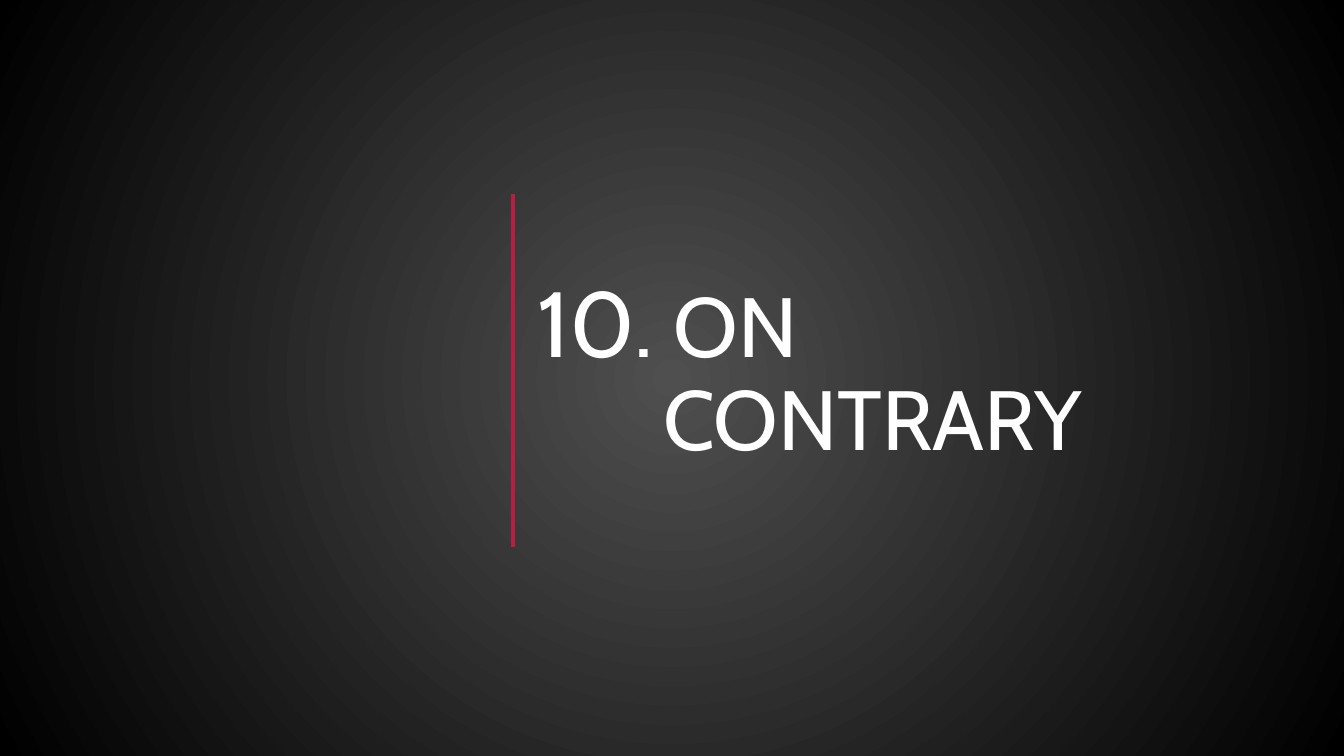
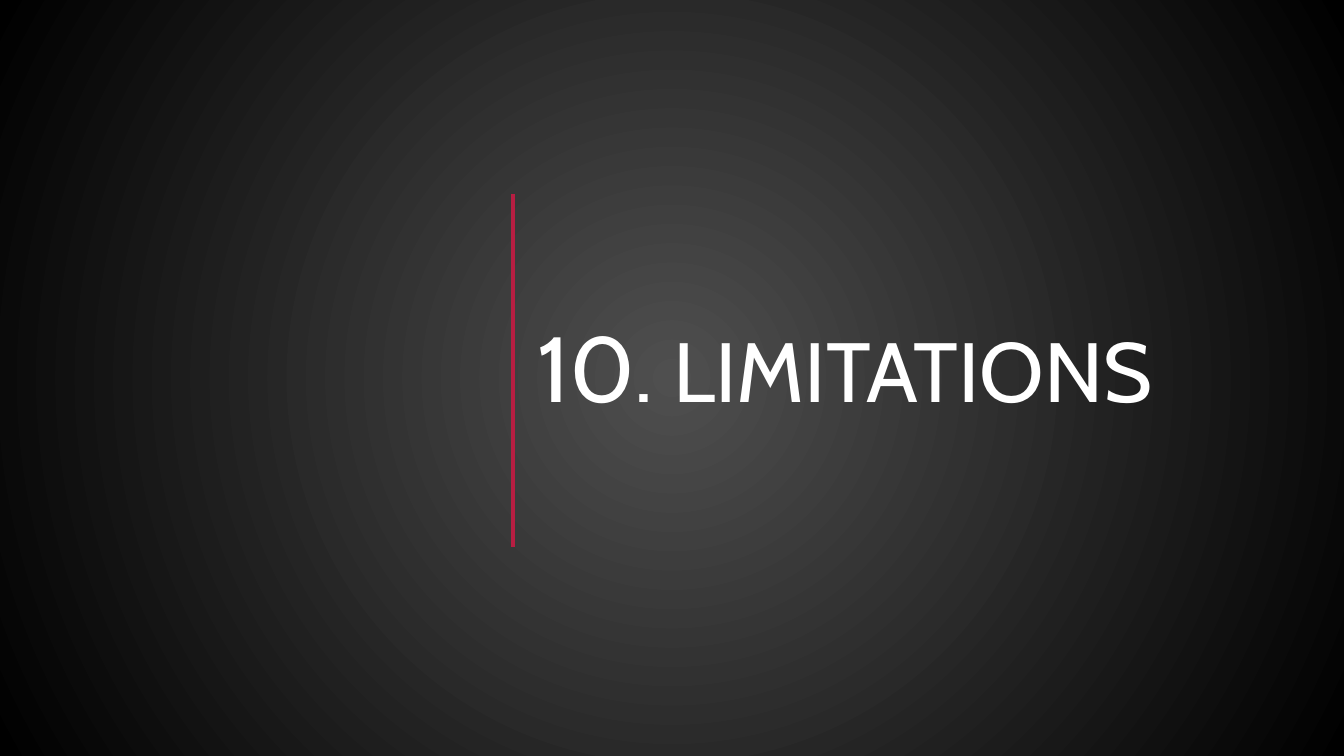
Before and after one commit to NensiH/Social_media_impact, a slide deck: slide 23 of Presentation/Social_Media_Impact_final_ppt.pptx. Drawn at 1344x756 pixels with LibreOffice and Linux fonts; fonts in the diff are those of the drawing; grey boxes stand for pictures; background and template pictures are left out. Boxes give left, top, right and bottom in pixels: in the first picture for what was removed or moved away, otherwise in the second. Text is boxed around its words. In the diff, an @@ line names an element or a change of style, - is before the commit and + after.

```diff
--- a/Presentation/Social_Media_Impact_final_ppt.pptx
+++ b/Presentation/Social_Media_Impact_final_ppt.pptx
@@ title at (537,336,1153,404): text changed @@
-10. ON CONTRARY
+10. LIMITATIONS
```
Also in this commit, not shown: 7 other slides changed.
